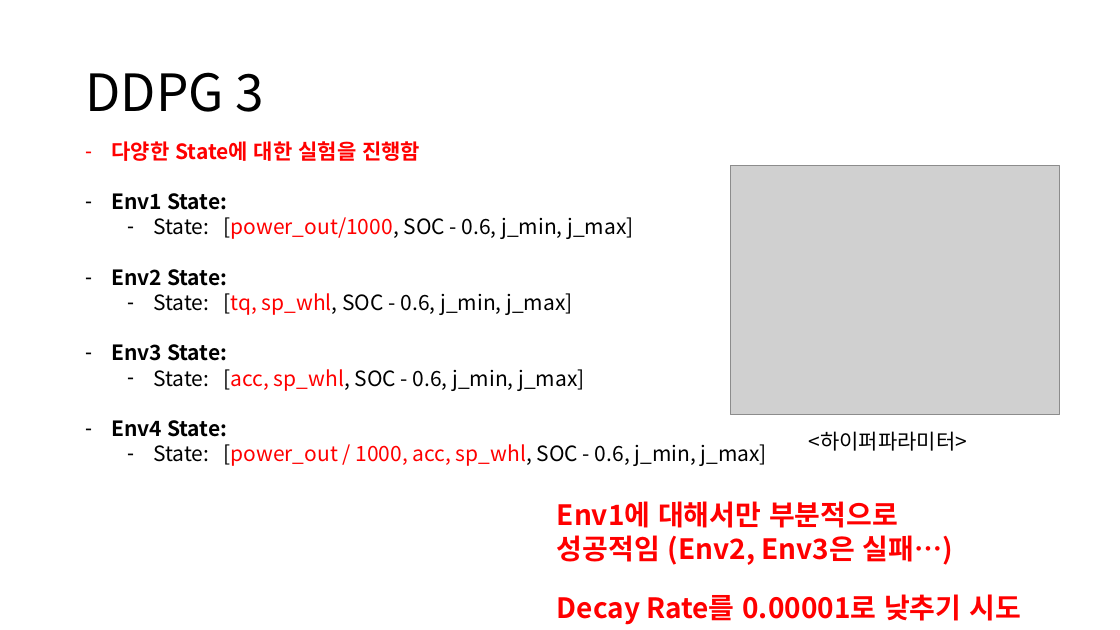
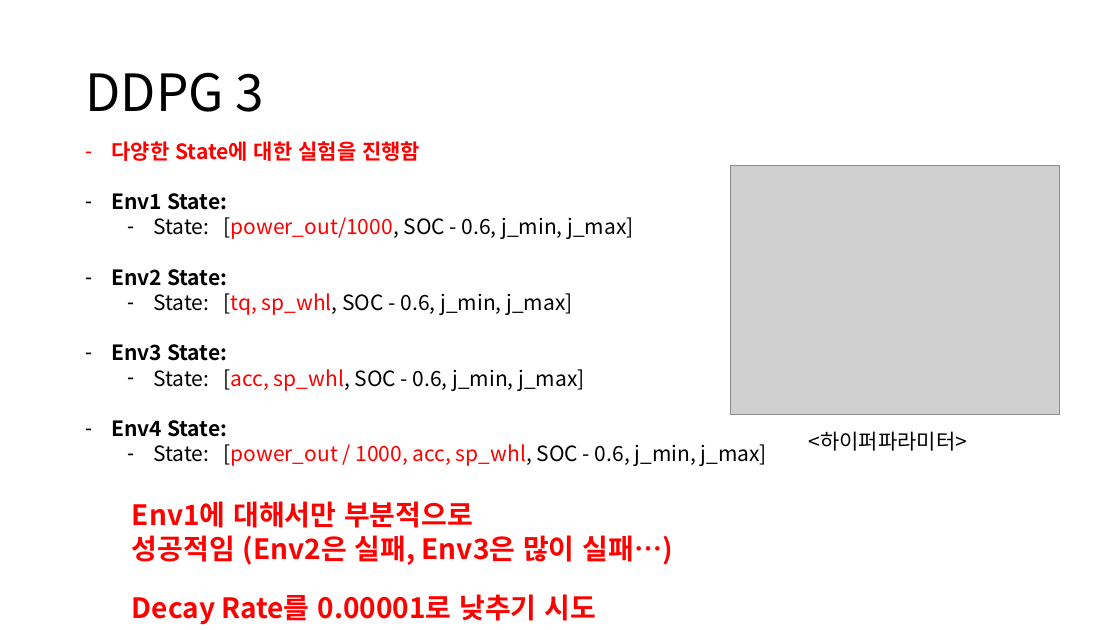
Before and after one commit to zidane89/experiment, a slide deck: slide 10 of 실험정리.pptx. Drawn at 1120x630 pixels with LibreOffice and Linux fonts; fonts in the diff are those of the drawing; grey boxes stand for pictures. Boxes give left, top, right and bottom in pixels: in the first picture for what was removed or moved away, otherwise in the second. Text is boxed around its words. In the diff, an @@ line names an element or a change of style, - is before the commit and + after.

```diff
--- a/실험정리.pptx
+++ b/실험정리.pptx
@@ text "Env1에 대해서만 부분적으로 성공적임 (Env2은 ...": place and size @@
-text "Env1에 대해서만 부분적으로 성공적임 (Env2은 ..." at (557,501,1021,625)
+text "Env1에 대해서만 부분적으로 성공적임 (Env2은 ..." at (132,501,672,625)
@@ text at (132,501,672,565): text changed @@
-Env1에 대해서만 부분적으로
-성공적임 (Env2, Env3은 실패…)
+Env1에 대해서만 부분적으로
+성공적임 (Env2은 실패, Env3은 많이 실패…)
```
Also in this commit, not shown: 2 slides added.
